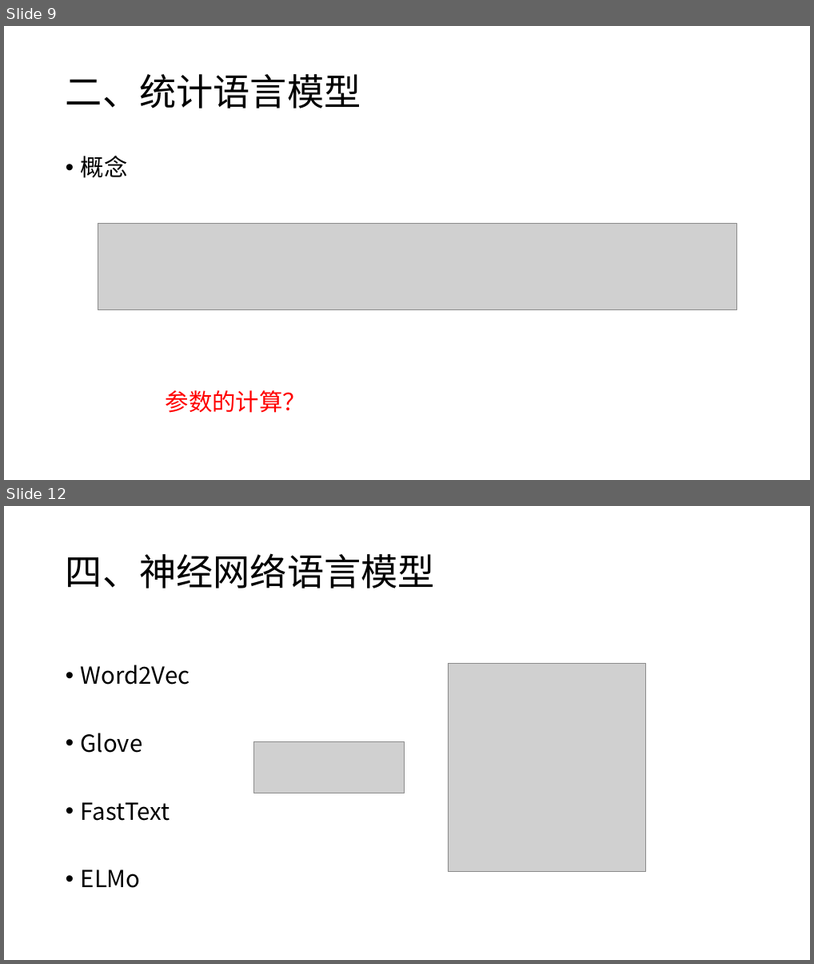
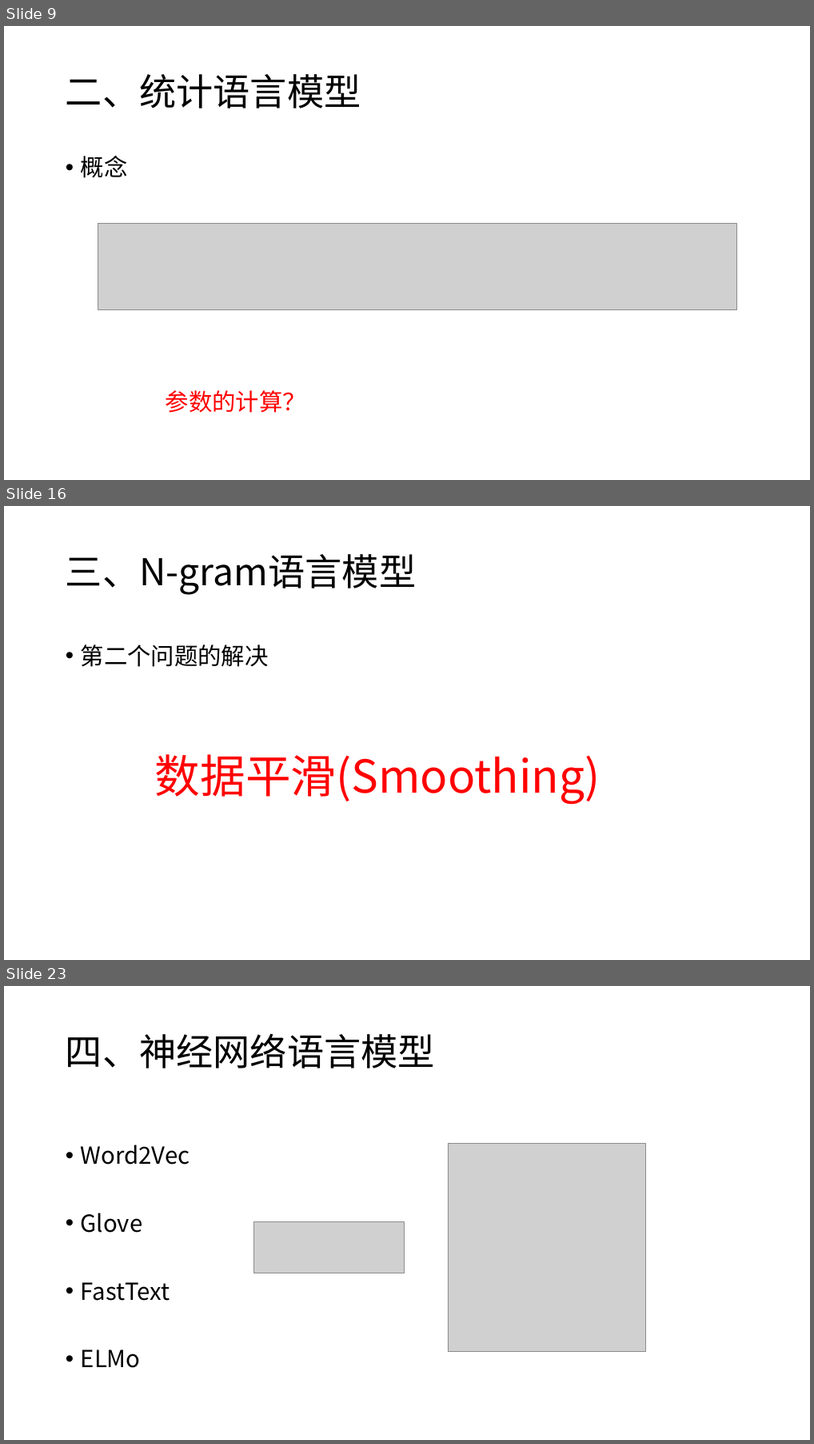
Before and after one commit to charlesXu86/Chatbot_CN, a slide deck: Chatbot_Doc/课程/NLP-4-语言模型.pptx. Shown one above the other, each under a label of ours: slides 9 and 12 before the commit, slides 9, 16 and 23 after it; the slides between them are not shown. The pictures are 814x964 and 814x1444 pixels, drawn with LibreOffice and Linux fonts; fonts in the diff are those of the drawing; grey boxes stand for pictures. Boxes give left, top, right and bottom in pixels: in the first picture for what was removed or moved away, otherwise in the second. Text is boxed around its words. In the diff, an @@ line names an element or a change of style, - is before the commit and + after.

Commit message:
语言模型

```diff
--- a/Chatbot_Doc/课程/NLP-4-语言模型.pptx
+++ b/Chatbot_Doc/课程/NLP-4-语言模型.pptx
@@ slide 16 added at [4, 506, 810, 960], background #FFFFFF @@
@@ title added at [66, 554, 416, 595], 44 pt, text #000000 @@
+三、N-gram语言模型
@@ text added at [81, 644, 601, 804], 54 pt, text #FF0000 @@
+• 第二个问题的解决
+数据平滑(Smoothing)
@@ what was slide 12 is now slide 23 @@
```
Also in this commit, not shown: 1 slide changed, 10 other slides added.
